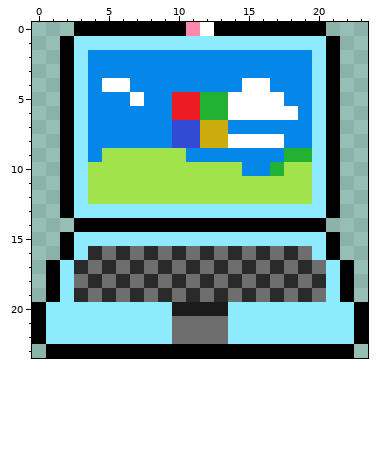
Pixel-art file: assets/item-sprites/laptop.aseprite. That is the earlier state.
24x24 pixels, 1 frame.
And afterwards:
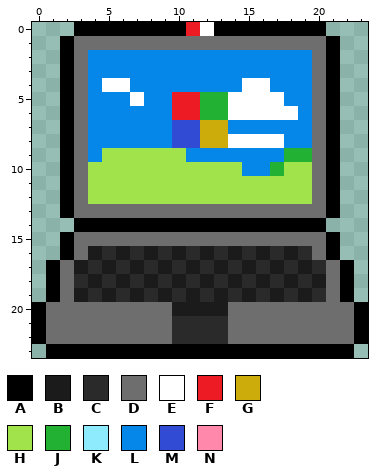
Palette (. is transparent): A #000000  B #1b1b1b  C #2a2a2a  D #6e6e6e  E #ffffff  F #ed1c24  G #ccac0b  H #a1e34b  J #22b132  K #8eeafd  L #0487e8  M #314bd4  N #ff88ab
Difference:
Layer "Layer 5":
The author changed colour C to colour B in row 16 at x 4, 6, 8, 10, 12, 14, 16 and 18; in row 17 at x 3, 5, 7, 9, 11, 13, 15, 17 and 19; in row 18 at x 4, 6, 8, 10, 12, 14, 16, 18 and 20; in row 19 at x 3, 5, 7, 9, 11, 13, 15, 17 and 19.
The author changed colour D to colour C in row 16 at x 5, 7, 9, 11, 13, 15, 17 and 19; in row 17 at x 4, 6, 8, 10, 12, 14, 16, 18 and 20; in row 18 at x 3, 5, 7, 9, 11, 13, 15, 17 and 19; in row 19 at x 4, 6, 8, 10, 12, 14, 16, 18 and 20; in rows 21 to 22 at x 10 to 13.
The author changed colour K to colour D in row 1 at x 3 to 20; in rows 2 to 12 at x 3 and 20; in row 13 at x 3 to 20; in row 15 at x 3 to 20; in row 16 at x 3 and 20; in rows 17 to 19 at x 2 and 21.
The author changed colour K to colour D in rows 20 to 22 at x 1 to 9 and 14 to 22.
The author changed colour N to colour F in row 0 at x 11.
Changed places in both pictures, as pixel boxes (x1, y1, x2, y2):
changed: (46, 22, 354, 344)
